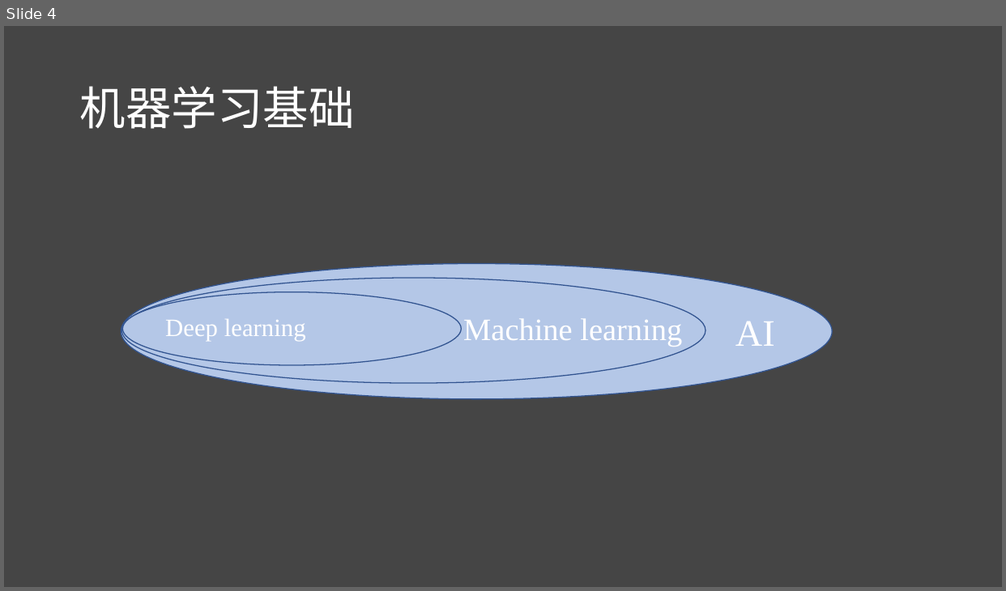
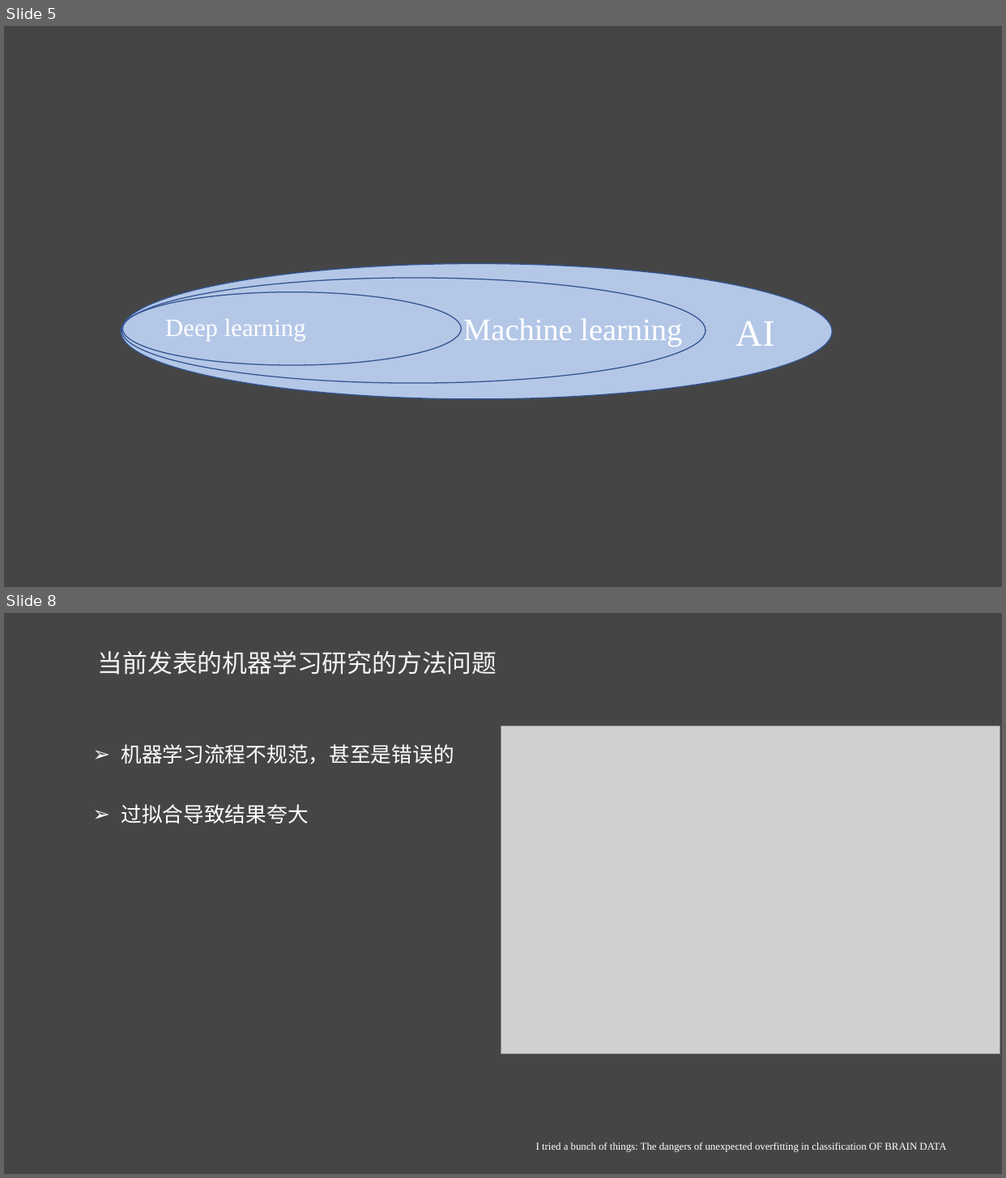
Before and after one commit to lichao312214129/lc_rsfmri_tools_python, a slide deck: 第一届机器学习培训班/第一届机器学习实战班.pptx. Shown one above the other, each under a label of ours: slide 4 before the commit, slides 5 and 8 after it; the slides between them are not shown. The pictures are 1006x591 and 1006x1178 pixels, drawn with LibreOffice and Linux fonts; fonts in the diff are those of the drawing; grey boxes stand for pictures. Boxes give left, top, right and bottom in pixels: in the first picture for what was removed or moved away, otherwise in the second. Text is boxed around its words. In the diff, an @@ line names an element or a change of style, - is before the commit and + after.

```diff
--- a/第一届机器学习培训班/第一届机器学习实战班.pptx
+++ b/第一届机器学习培训班/第一届机器学习实战班.pptx
@@ slide 8 added at box(4, 613, 1002, 1174), background #454545 @@
@@ text added at box(98, 651, 497, 675), 24 pt, text #F2F2F2 @@
+    当前发表的机器学习研究的方法问题
@@ picture added at box(501, 726, 1000, 1054) @@
@@ text added at box(121, 744, 454, 824), 20 pt, text #FFFFFF @@
+➢ 机器学习流程不规范，甚至是错误的
+➢ 过拟合导致结果夸大
@@ text added at box(536, 1143, 946, 1152), 10 pt, text #FFFFFF @@
+I tried a bunch of things: The dangers of unexpected overfitting in classification OF BRAIN DATA
@@ what was slide 4 is now slide 5 @@
@@ slide 5 changed as well @@
@@ title removed at box(80, 86, 355, 129) @@
-机器学习基础
```
Also in this commit, not shown: 6 other slides changed, 11 other slides added, 1 slide removed, 1 other file.
